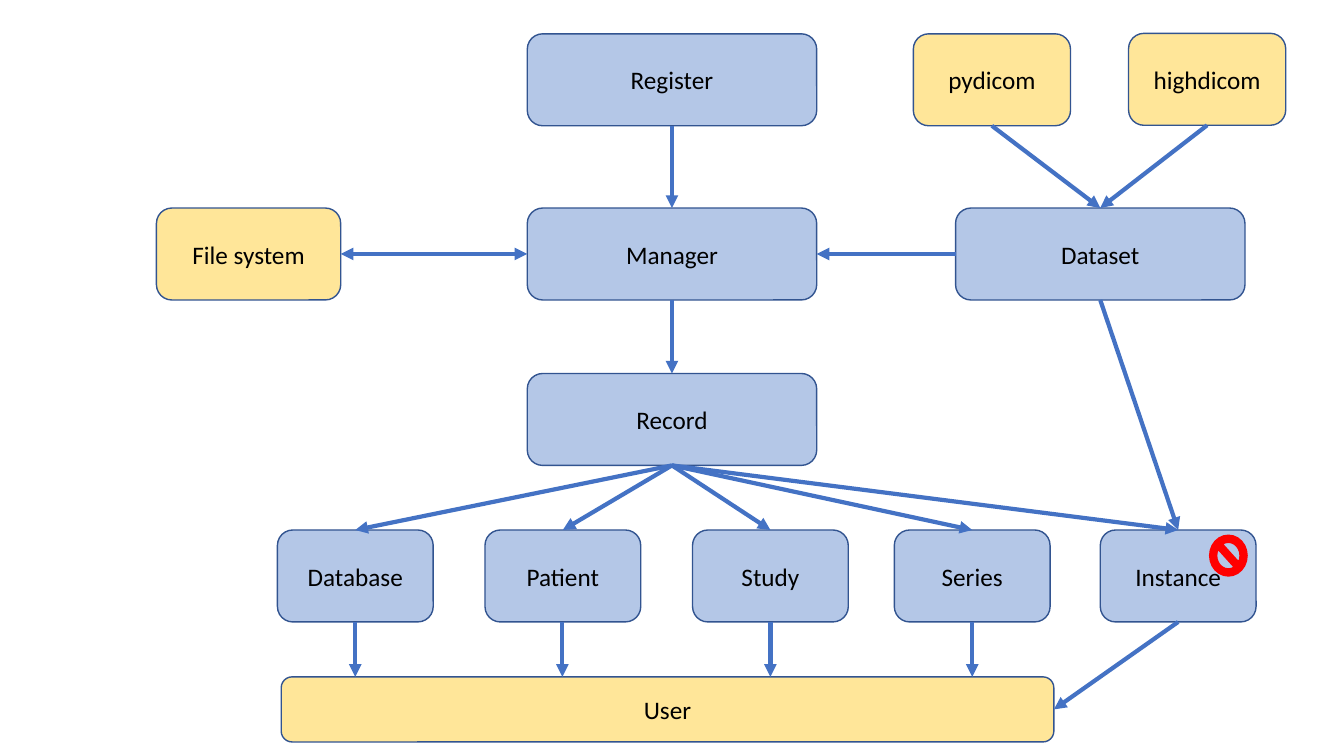
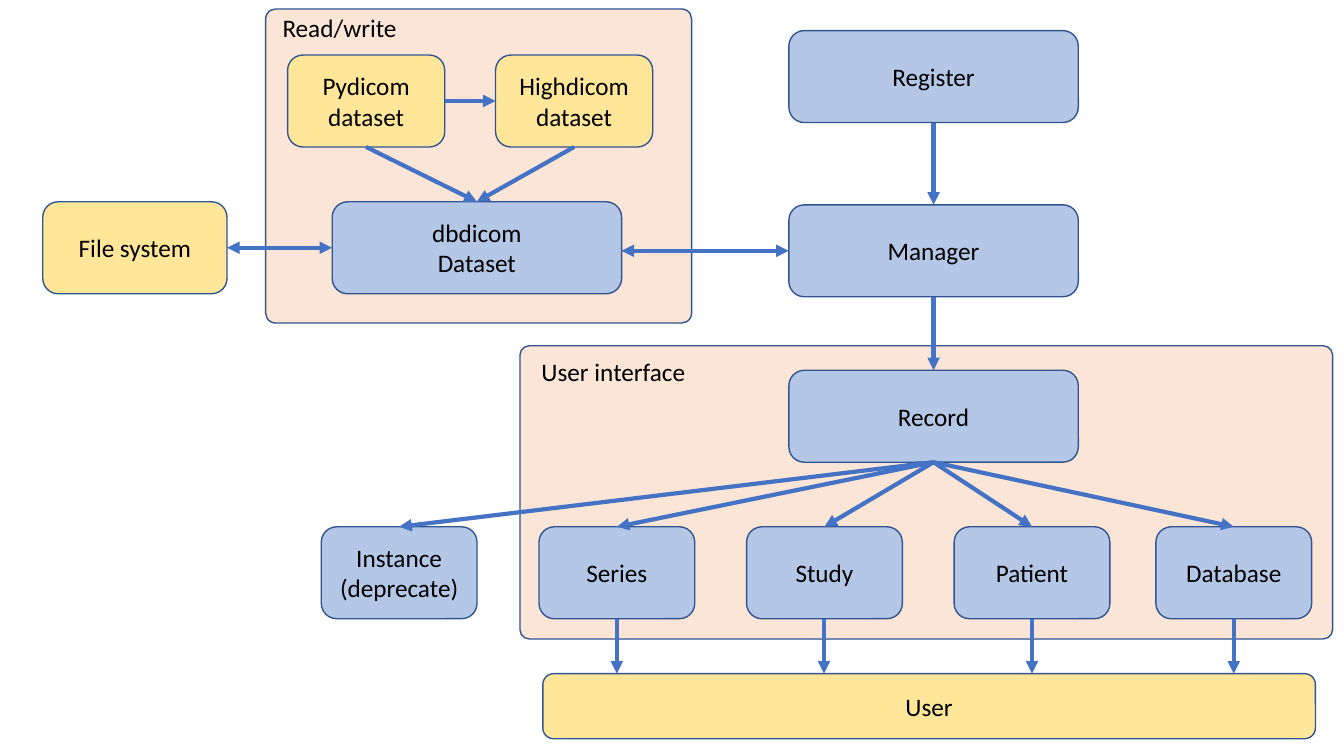
Before and after one commit to QIB-Sheffield/dbdicom, a slide deck: slide 1 of docs/Architecture.pptx. Drawn at 1344x756 pixels with LibreOffice and Linux fonts; fonts in the diff are those of the drawing. Boxes give left, top, right and bottom in pixels: in the first picture for what was removed or moved away, otherwise in the second. Text is boxed around its words. In the diff, an @@ line names an element or a change of style, - is before the commit and + after.

```diff
--- a/docs/Architecture.pptx
+++ b/docs/Architecture.pptx
@@ rounded rectangle added at (266,9,693,324), fill #FBE5D6, outline #325491 1 pt @@
@@ text added at (283,19,397,38), 18 pt, text #000000 @@
+Read/write
@@ rounded rectangle "Pydicom": place and size @@
-rounded rectangle "Pydicom" at (913,34,1071,126)
+rounded rectangle "Pydicom" at (287,55,445,147)
@@ rounded rectangle "Highdicom": place and size @@
-rounded rectangle "Highdicom" at (1129,33,1287,125)
+rounded rectangle "Highdicom" at (496,55,653,147)
@@ text in rounded rectangle at (323,77,410,126): text changed @@
-pydicom
+Pydicom
+dataset
@@ text in rounded rectangle at (519,77,628,126): text changed @@
-highdicom
+Highdicom
+dataset
@@ arrow added from (445, 101) to (496, 101), #4472C4 3 pt @@
@@ arrow moved from (992, 126) - (1101, 208) to (366, 147) - (477, 202) @@
@@ arrow moved from (1208, 125) - (1101, 208) to (575, 147) - (477, 202) @@
@@ rounded rectangle "File system": place and size @@
-rounded rectangle "File system" at (156,208,341,299)
+rounded rectangle "File system" at (42,202,227,293)
@@ rounded rectangle "dbdicom": place and size @@
-rounded rectangle "dbdicom" at (956,208,1245,299)
+rounded rectangle "dbdicom" at (333,202,622,293)
@@ text in rounded rectangle at (432,224,521,242): paragraph added @@
+dbdicom
@@ double arrow added from (227, 248) to (333, 248), #4472C4 3 pt @@
@@ double arrow moved from (341, 254) - (527, 254) to (622, 251) - (789, 251) @@
@@ arrow removed from (956, 254) to (817, 254) @@
@@ arrow removed from (1101, 300) to (1179, 530) @@
@@ rounded rectangle added at (520,346,1333,639), fill #FBE5D6, outline #325491 1 pt @@
@@ text added at (541,363,685,382), 18 pt, text #000000 @@
+User interface
@@ arrow moved from (1179, 622) - (1055, 710) to (934, 463) - (399, 527) @@
@@ arrow removed from (673, 466) to (1179, 530) @@
@@ rounded rectangle "Instance": place and size @@
-rounded rectangle "Instance" at (1101,530,1257,622)
+rounded rectangle "Instance" at (322,527,478,619)
@@ rounded rectangle "Series": place and size @@
-rounded rectangle "Series" at (894,530,1051,622)
+rounded rectangle "Series" at (539,527,696,619)
@@ rounded rectangle "Study": place and size @@
-rounded rectangle "Study" at (693,530,849,622)
+rounded rectangle "Study" at (747,527,903,619)
@@ rounded rectangle "Patient": place and size @@
-rounded rectangle "Patient" at (485,530,641,622)
+rounded rectangle "Patient" at (955,527,1111,619)
@@ rounded rectangle "Database": place and size @@
-rounded rectangle "Database" at (277,530,434,622)
+rounded rectangle "Database" at (1156,527,1313,619)
@@ no-entry sign removed at (1210,535,1247,576) @@
@@ text in rounded rectangle at (340,578,458,601): paragraph added @@
+(deprecate)
@@ 10 arrows, 4 rounded rectangles: place and size @@
-10 arrows, 4 rounded rectangles at (281,34,1055,743)
+10 arrows, 4 rounded rectangles at (543,30,1317,739)
```
Also in this commit, not shown: 10 other files.
